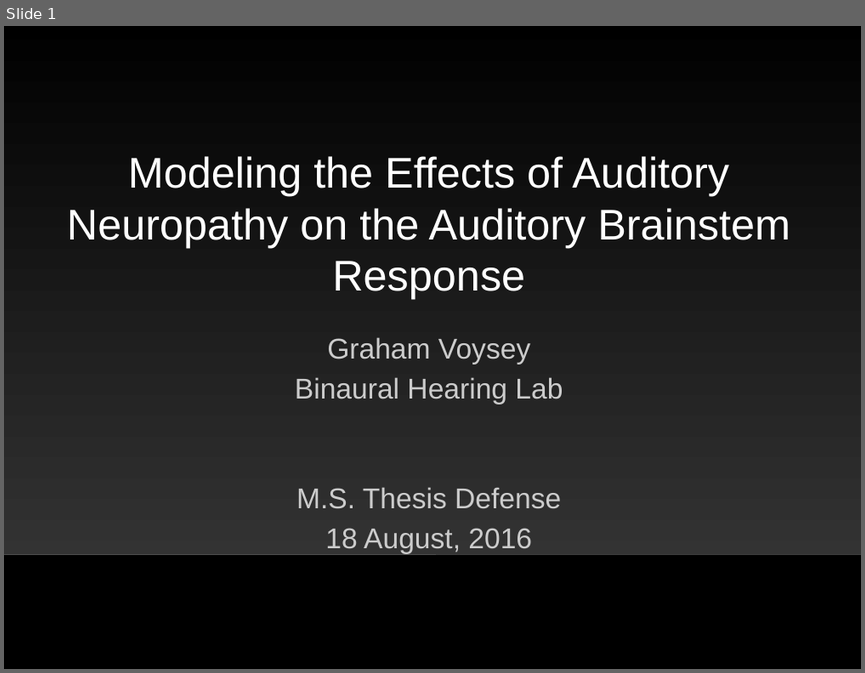
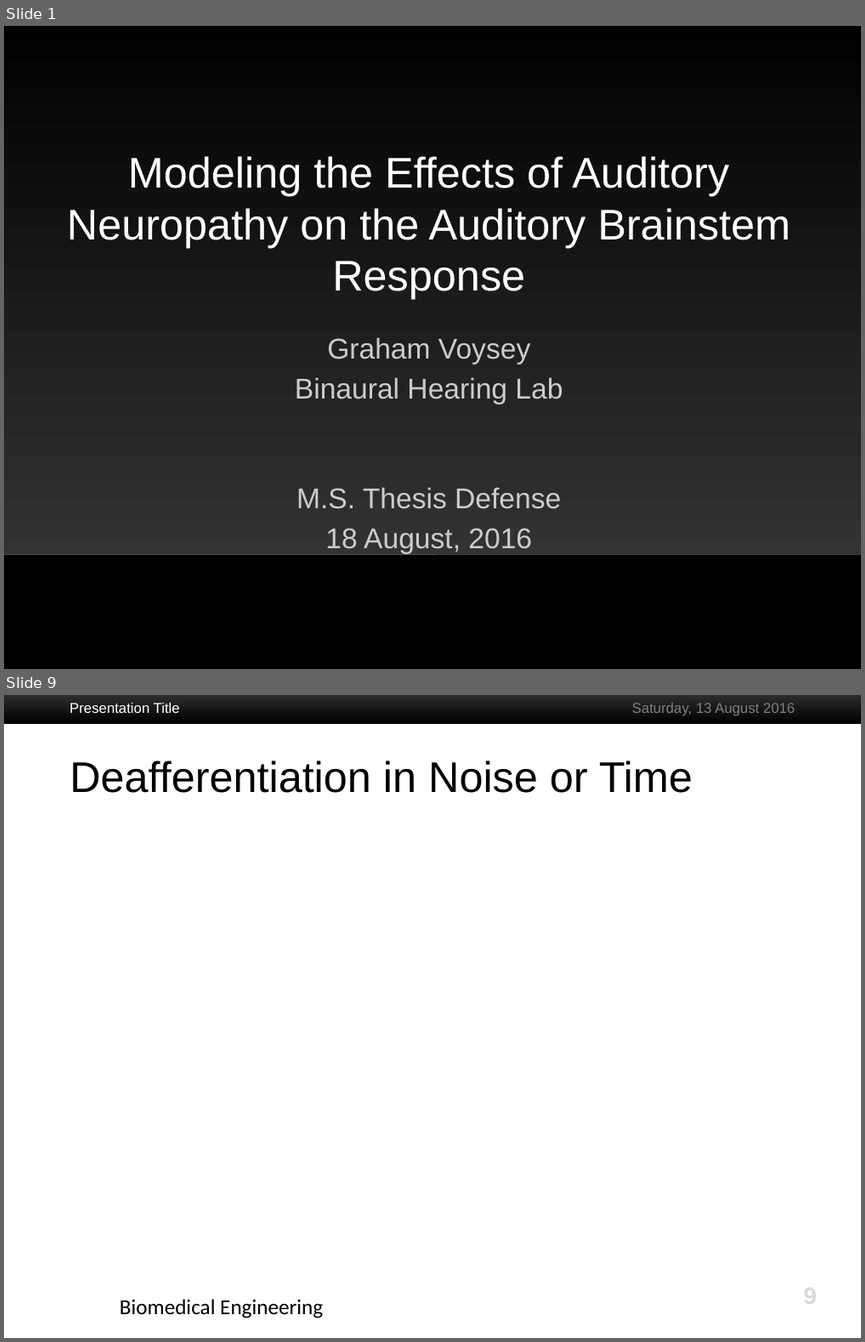
Before and after one commit to gvoysey/thesis, a slide deck: slides/voysey-thesis.pptx. Shown one above the other, each under a label of ours: slide 1 before the commit, slides 1 and 9 after it; the slides between them are not shown. The pictures are 865x673 and 865x1342 pixels, drawn with LibreOffice and Linux fonts; fonts in the diff are those of the drawing; background and template pictures are left out. Boxes give left, top, right and bottom in pixels: in the first picture for what was removed or moved away, otherwise in the second. Text is boxed around its words. In the diff, an @@ line names an element or a change of style, - is before the commit and + after.

```diff
--- a/slides/voysey-thesis.pptx
+++ b/slides/voysey-thesis.pptx
@@ slide 9 added at (4,695,861,1338), background #FFFFFF @@
@@ rectangle added at (4,695,861,723), fill gradient #333333 to #000000 @@
@@ text added at (69,703,180,713), 12 pt, text #FFFFFF @@
+Presentation Title
@@ text added at (632,703,794,715), 12 pt, text #808080 @@
+Saturday, 13 August 2016
@@ title added at (69,760,692,793), 36 pt, text #000000 @@
+Deafferentiation in Noise or Time
@@ text added at (120,1299,323,1318), 18 pt, text #000000 @@
+Biomedical Engineering
@@ page number added at (803,1282,817,1309), 20 pt, text #D9D9D9, bold @@
+9
```
Also in this commit, not shown: 5 slides changed, 7 other slides added, 1 slide removed.
